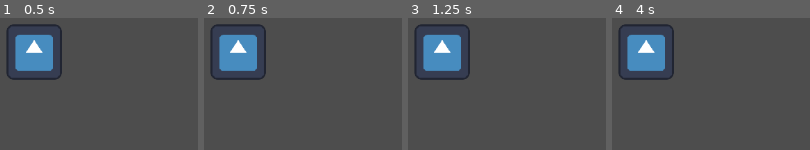
Above: before the commit, frames 1-4 (left to right).
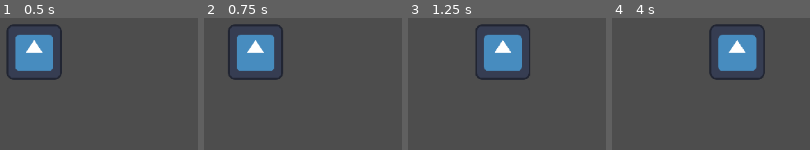
Above: after the commit, the same moments.

Repository: barnettet31/noodle-project
Game: Godot game, scene res://scenes/world.tscn
The game is run twice, just before and just after one commit, with the same random seed, the same clock (stepped at 60 frames per second) and the same inputs. The engine's default icon, where the game draws it, is replaced by a stand-in: a white triangle on a blue panel in a dark square.
Inputs:
- Up to frame 1 (0.5 s): no input
- Up to frame 2 (0.75 s): tap Enter at 0.5 s; hold D (right, bound only after the commit) from 0.53 s (still down)
- Up to frame 3 (1.25 s): keep holding D (right, bound only after the commit)
- Up to frame 4 (4 s): release D (right, bound only after the commit) at 1.28 s; hold S (down, bound only after the commit) 1.28-2.03 s; hold D (right, bound only after the commit) 2.03-2.78 s; hold W (up, bound only after the commit) 2.78-3.53 s; hold A (left, bound only after the commit) from 3.53 s (still down)

Frame 1 is identical in both runs. In frame 2, 7.4% of the frame differs, in the area x 3-40%, y 4-47%; in frame 3, 14%; in frame 4, 15%, in the area x 3-78%, y 4-47%.

Commit message:
Add player movement under physics process

Diff:
--- a/noodle-project/project.godot
+++ b/noodle-project/project.godot
@@ -15,6 +15,29 @@
 config/features=PackedStringArray("4.5", "Forward Plus")
 config/icon="res://assets/icon.svg"
 
+[input]
+
+up={
+"deadzone": 0.2,
+"events": [Object(InputEventKey,"resource_local_to_scene":false,"resource_name":"","device":-1,"window_id":0,"alt_pressed":false,"shift_pressed":false,"ctrl_pressed":false,"meta_pressed":false,"pressed":false,"keycode":0,"physical_keycode":87,"key_label":0,"unicode":119,"location":0,"echo":false,"script":null)
+]
+}
+down={
+"deadzone": 0.2,
+"events": [Object(InputEventKey,"resource_local_to_scene":false,"resource_name":"","device":-1,"window_id":0,"alt_pressed":false,"shift_pressed":false,"ctrl_pressed":false,"meta_pressed":false,"pressed":false,"keycode":0,"physical_keycode":83,"key_label":0,"unicode":115,"location":0,"echo":false,"script":null)
+]
+}
+left={
+"deadzone": 0.2,
+"events": [Object(InputEventKey,"resource_local_to_scene":false,"resource_name":"","device":-1,"window_id":0,"alt_pressed":false,"shift_pressed":false,"ctrl_pressed":false,"meta_pressed":false,"pressed":false,"keycode":0,"physical_keycode":65,"key_label":0,"unicode":97,"location":0,"echo":false,"script":null)
+]
+}
+right={
+"deadzone": 0.2,
+"events": [Object(InputEventKey,"resource_local_to_scene":false,"resource_name":"","device":-1,"window_id":0,"alt_pressed":false,"shift_pressed":false,"ctrl_pressed":false,"meta_pressed":false,"pressed":false,"keycode":0,"physical_keycode":68,"key_label":0,"unicode":100,"location":0,"echo":false,"script":null)
+]
+}
+
 [rendering]
 
 textures/canvas_textures/default_texture_filter=0
--- a/noodle-project/scripts/player.gd
+++ b/noodle-project/scripts/player.gd
@@ -1,3 +1,13 @@
 extends CharacterBody2D
-func _ready() -> void:
-	print("Player ready")
+@export var PLAYER_SPEED = 125
+
+
+func _physics_process(delta: float) -> void:
+	velocity = Vector2.ZERO
+	if Input.is_action_pressed("down") or Input.is_action_pressed('up'):
+		var axis: float = Input.get_axis('up','down')
+		velocity.y = axis * PLAYER_SPEED
+	if Input.is_action_pressed("left") or Input.is_action_pressed('right'):
+		var axis: float = Input.get_axis('left', 'right')
+		velocity.x = axis * PLAYER_SPEED
+	move_and_slide()
